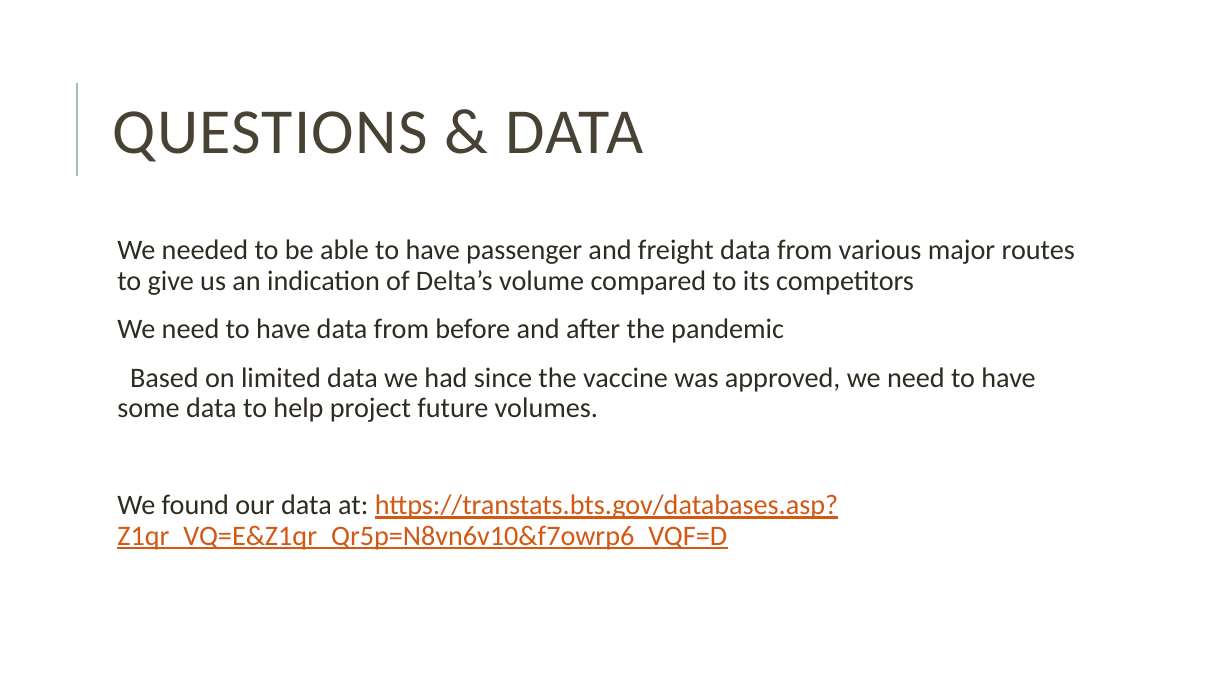
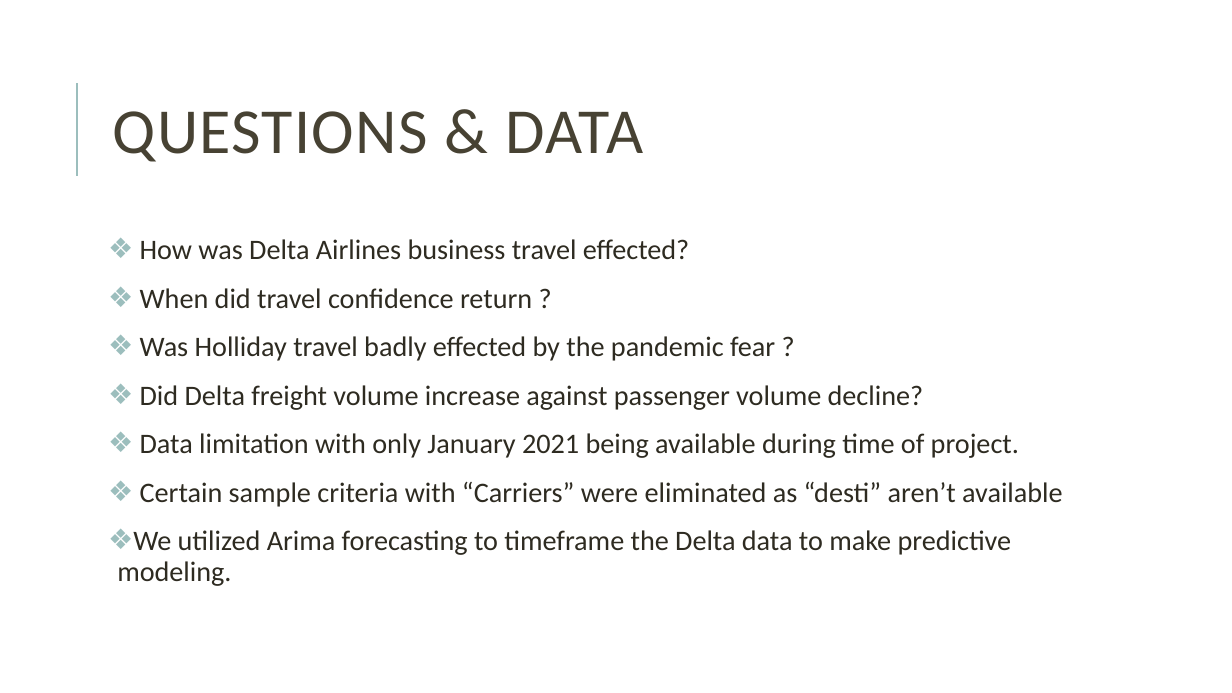
Before and after one commit to davew306/Project_Airline, a slide deck: slide 3 of Project Delta Airlines Presentation.pptx. Drawn at 1232x693 pixels with LibreOffice and Linux fonts; fonts in the diff are those of the drawing. Boxes give left, top, right and bottom in pixels: in the first picture for what was removed or moved away, otherwise in the second. Text is boxed around its words. In the diff, an @@ line names an element or a change of style, - is before the commit and + after.

```diff
--- a/Project Delta Airlines Presentation.pptx
+++ b/Project Delta Airlines Presentation.pptx
@@ text at (117, 239, 1063, 586): text changed @@
-  We needed to be able to have passenger and freight data from various major routes to give us an indication of Delta’s volume compared to its competitors
-  We need to have data from before and after the pandemic
-  Based on limited data we had since the vaccine was approved, we need to have some data to help project future volumes.
-  We found our data at: https://transtats.bts.gov/databases.asp?Z1qr_VQ=E&Z1qr_Qr5p=N8vn6v10&f7owrp6_VQF=D
+❖ How was Delta Airlines business travel effected?
+❖ When did travel confidence return ?
+❖ Was Holliday travel badly effected by the pandemic fear ?
+❖ Did Delta freight volume increase against passenger volume decline?
+❖ Data limitation with only January 2021 being available during time of project.
+❖ Certain sample criteria with “Carriers” were eliminated as “desti” aren’t available
+❖ We utilized Arima forecasting to timeframe the Delta data to make predictive modeling.
```
Also in this commit, not shown: 2 other slides changed, 1 slide added, 2 slides removed.
